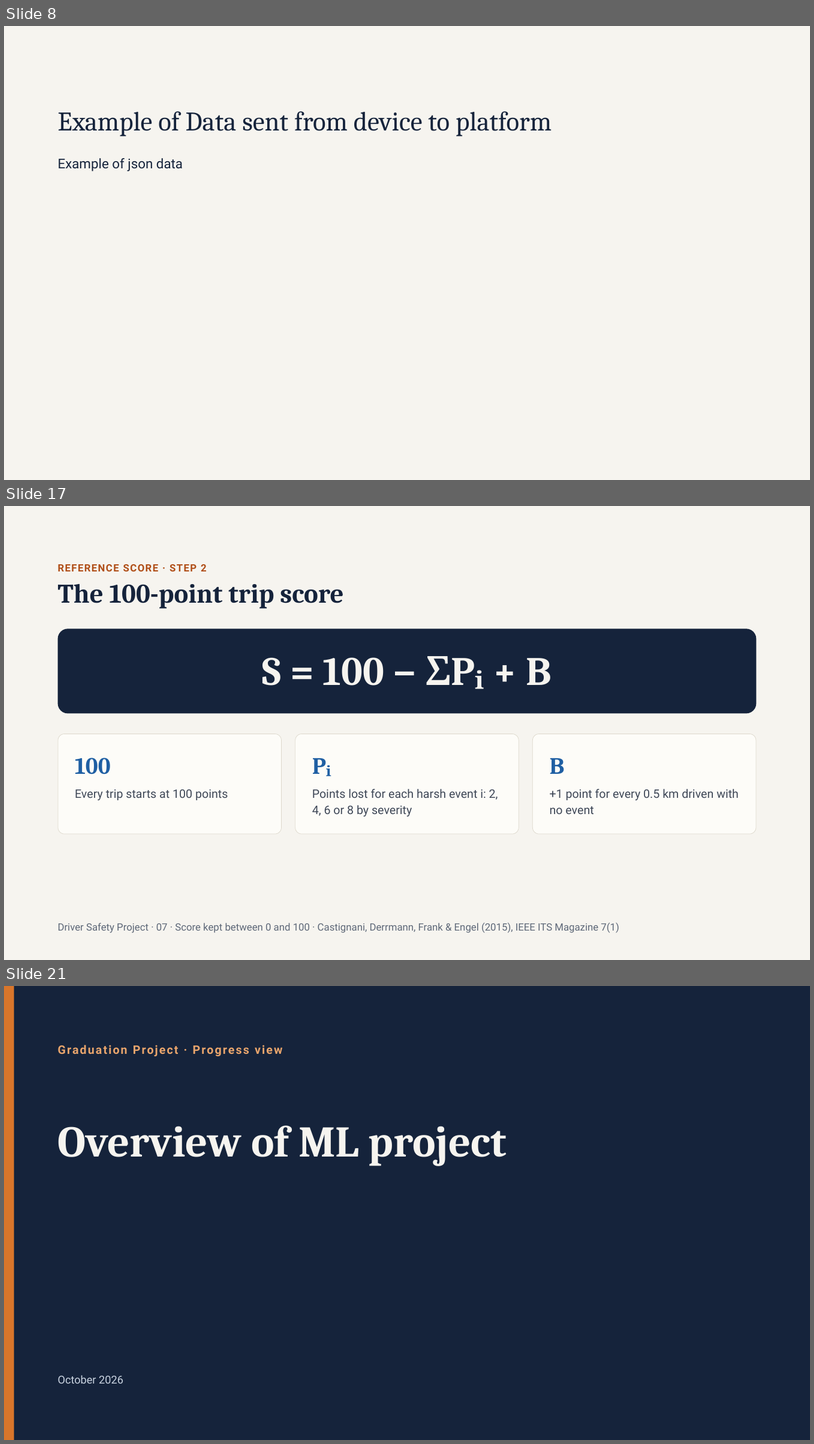
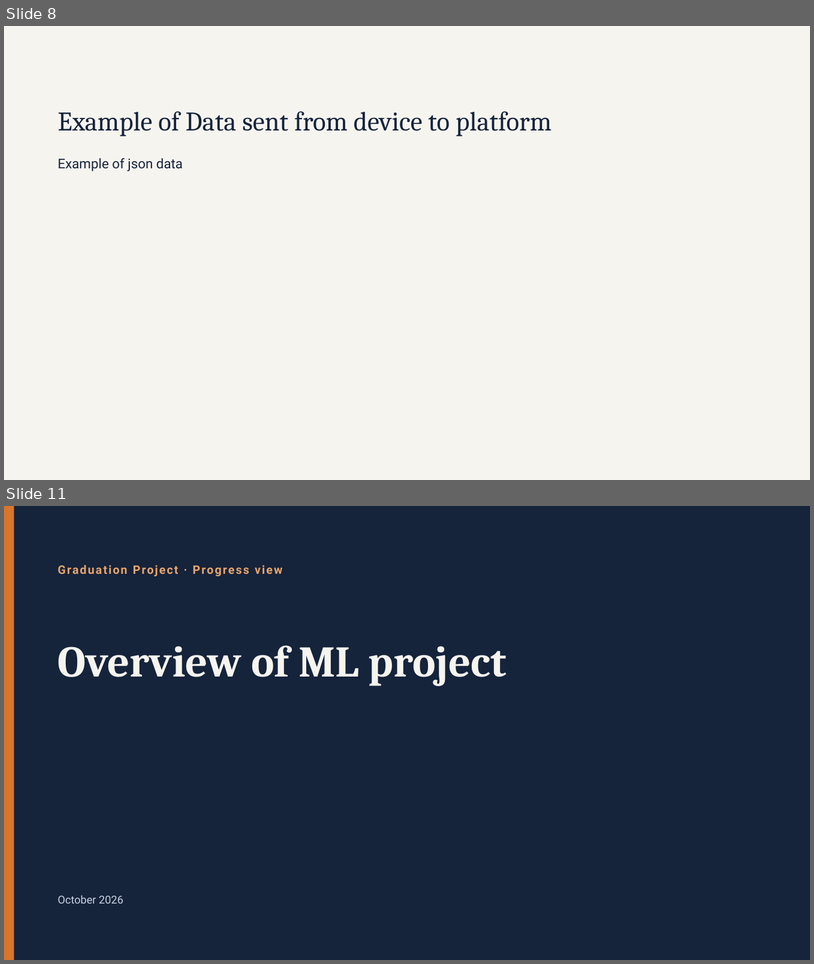
Before and after one commit to Osama-Gamil/Driver-Behaviour-PR, a slide deck: presentation/Driver_Safety_Project_organized.pptx. Shown one above the other, each under a label of ours: slides 8, 17 and 21 before the commit, slides 8 and 11 after it; the slides between them are not shown. The pictures are 814x1444 and 814x964 pixels, drawn with LibreOffice and Linux fonts; fonts in the diff are those of the drawing. Boxes give left, top, right and bottom in pixels: in the first picture for what was removed or moved away, otherwise in the second. Text is boxed around its words. In the diff, an @@ line names an element or a change of style, - is before the commit and + after.

```diff
--- a/presentation/Driver_Safety_Project_organized.pptx
+++ b/presentation/Driver_Safety_Project_organized.pptx
@@ slide 17 removed at bbox=[4, 506, 810, 960], background #F6F4EF @@
@@ text removed at bbox=[58, 564, 207, 571] @@
-REFERENCE SCORE · STEP 2
@@ title removed at bbox=[58, 584, 344, 609] @@
-The 100-point trip score
@@ rounded rectangle removed at bbox=[58, 629, 757, 714] @@
-S = 100 − ΣPᵢ + B
@@ rounded rectangle removed at bbox=[58, 733, 282, 833] @@
@@ rounded rectangle removed at bbox=[296, 733, 519, 833] @@
@@ rounded rectangle removed at bbox=[533, 733, 756, 833] @@
@@ text removed at bbox=[75, 757, 111, 774] @@
-100
@@ text removed at bbox=[312, 758, 332, 776] @@
-Pᵢ
@@ text removed at bbox=[550, 758, 565, 774] @@
-B
@@ text removed at bbox=[75, 789, 228, 800] @@
-Every trip starts at 100 points
@@ text removed at bbox=[312, 789, 498, 816] @@
-Points lost for each harsh event i: 2, 4, 6 or 8 by severity
@@ text removed at bbox=[550, 789, 739, 814] @@
-+1 point for every 0.5 km driven with no event
@@ text removed at bbox=[58, 922, 619, 933] @@
-Driver Safety Project · 07 · Score kept between 0 and 100 · Castignani, Derrmann, Frank & Engel (2015), IEEE ITS Magazine 7(1)
@@ what was slide 21 is now slide 11 @@
```
Also in this commit, not shown: 11 other slides removed, 1 other file.
